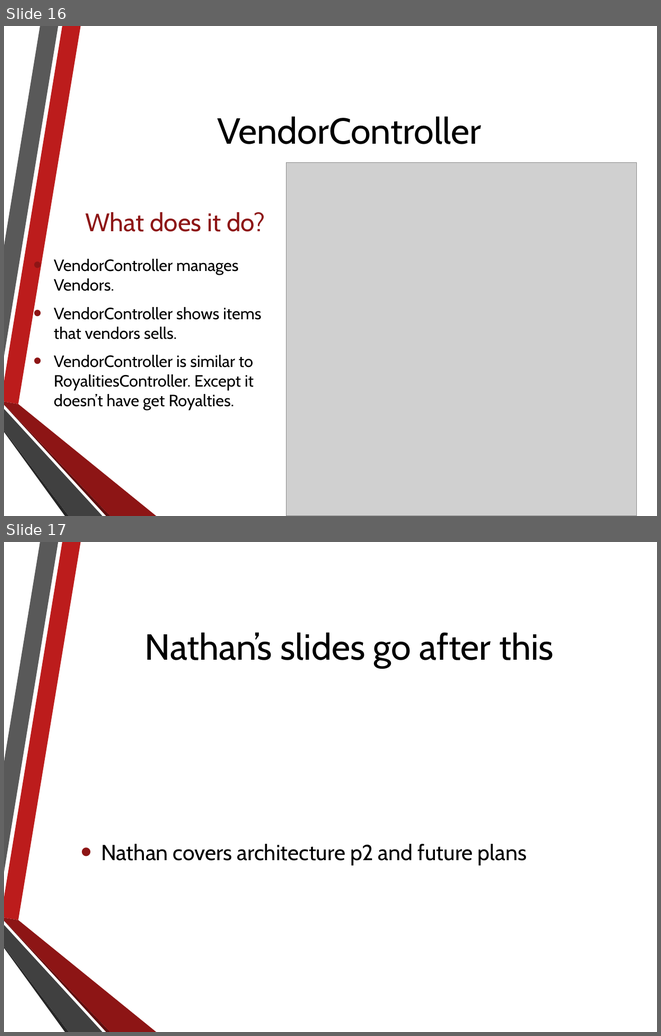
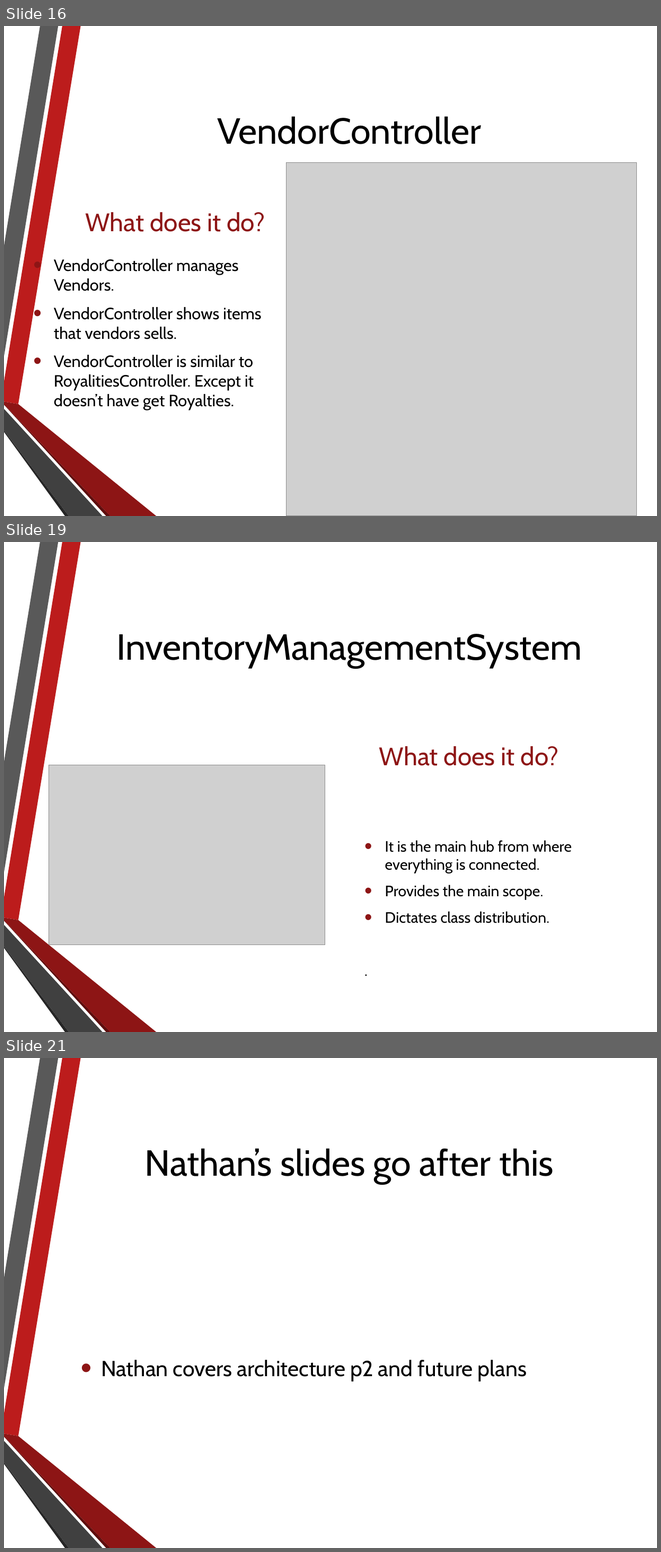
Before and after one commit to NathanielInman/IMS, a slide deck: Presentation.pptx. Shown one above the other, each under a label of ours: slides 16 and 17 before the commit, slides 16, 19 and 21 after it; the slides between them are not shown. The pictures are 661x1036 and 661x1552 pixels, drawn with LibreOffice and Linux fonts; fonts in the diff are those of the drawing; grey boxes stand for pictures; background and template pictures are left out. Boxes give left, top, right and bottom in pixels: in the first picture for what was removed or moved away, otherwise in the second. Text is boxed around its words. In the diff, an @@ line names an element or a change of style, - is before the commit and + after.

```diff
--- a/Presentation.pptx
+++ b/Presentation.pptx
@@ slide 19 added at <box>4,542,657,1032</box>, background picture (left out); not listed: 6 template elements that a slide beside it also shows @@
@@ title added at <box>116,634,582,668</box>, 40 pt, text #000000 @@
+InventoryManagementSystem
@@ text added at <box>379,746,559,766</box>, 28 pt, text #8D1515 @@
+What does it do?
@@ picture added at <box>49,765,325,944</box> @@
@@ text added at <box>385,840,572,923</box>, 16.6 pt, text #000000 @@
+• It is the main hub from where everything is connected.
+• Provides the main scope.
+• Dictates class distribution.
+.
@@ what was slide 17 is now slide 21 @@
```
Also in this commit, not shown: 3 other slides added.
